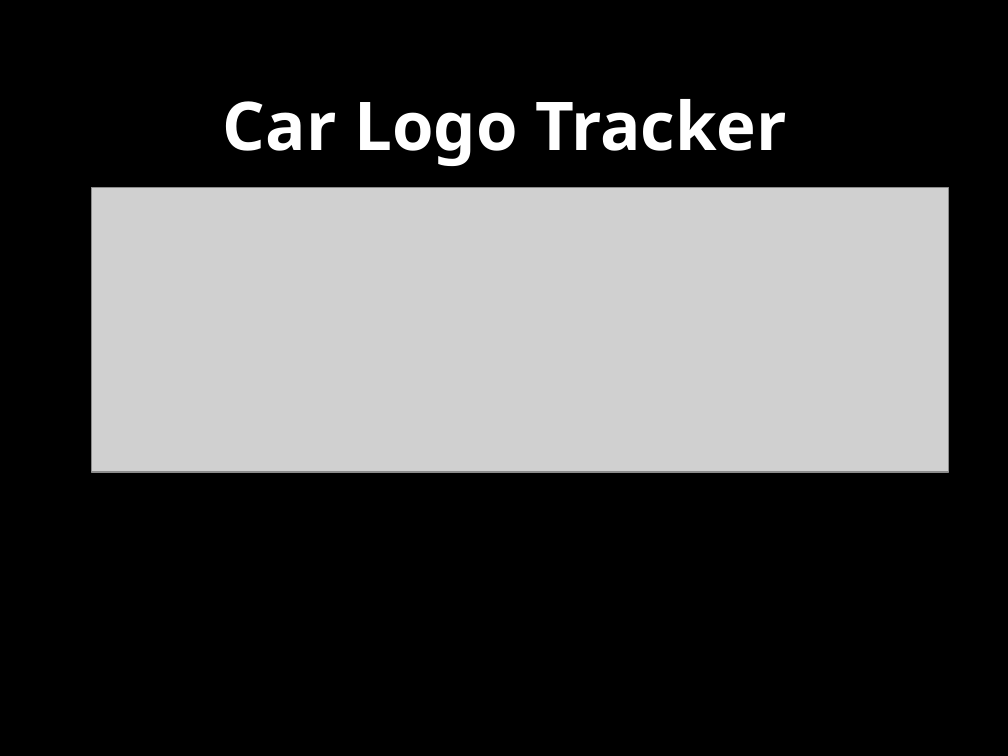
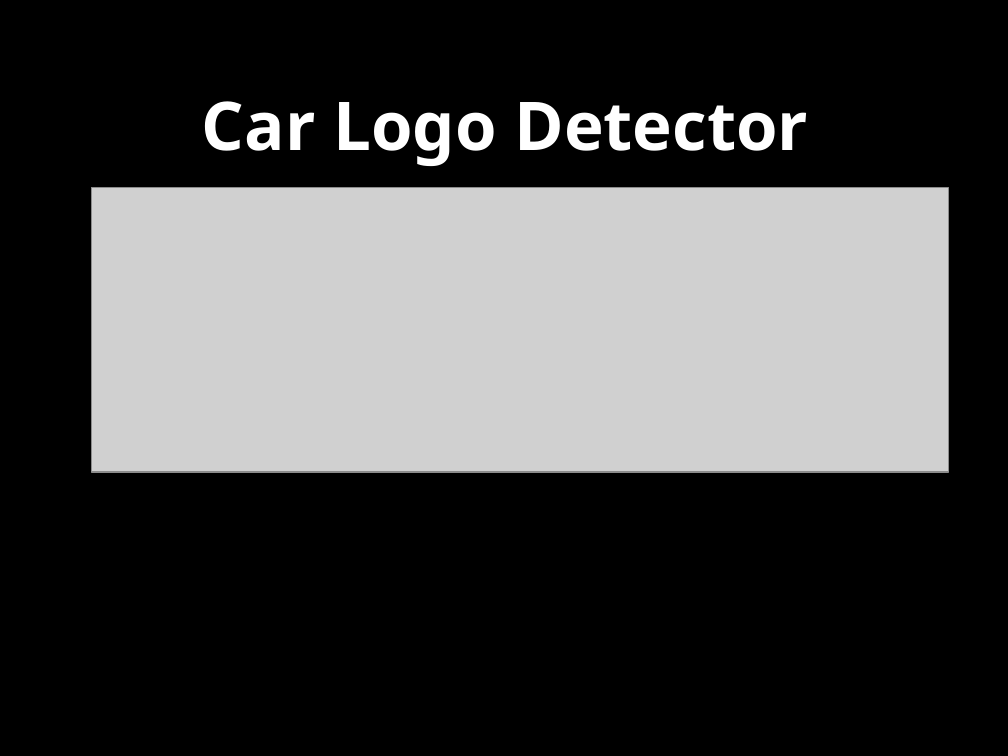
Before and after one commit to MarkoSavija/projekat_Soft_Computing, a slide deck: slide 1 of Car Logo Tracker.pptx. Drawn at 1008x756 pixels with LibreOffice and Linux fonts; fonts in the diff are those of the drawing; grey boxes stand for pictures; background and template pictures are left out. Boxes give left, top, right and bottom in pixels: in the first picture for what was removed or moved away, otherwise in the second. Text is boxed around its words. In the diff, an @@ line names an element or a change of style, - is before the commit and + after.

```diff
--- a/Car Logo Tracker.pptx
+++ b/Car Logo Tracker.pptx
@@ title at bbox=[202, 101, 808, 166]: text changed @@
-Car Logo Tracker
+Car Logo Detector
```
Also in this commit, not shown: 1 other slide changed, 31 other files.
